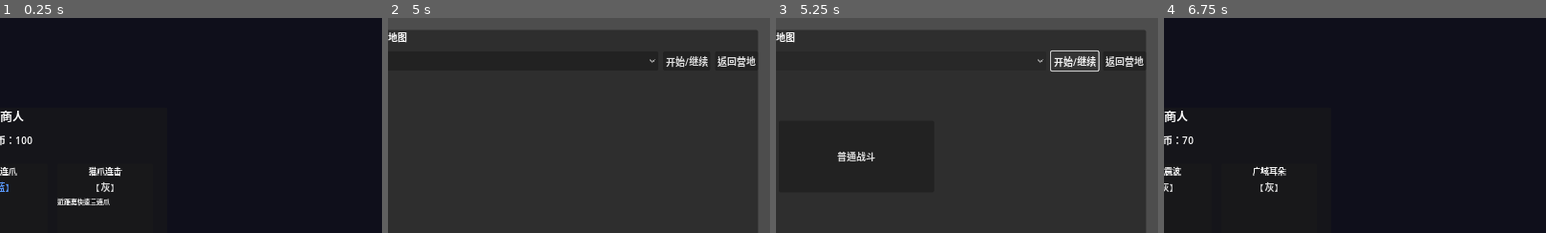
Above: before the commit, frames 1-4 (left to right).
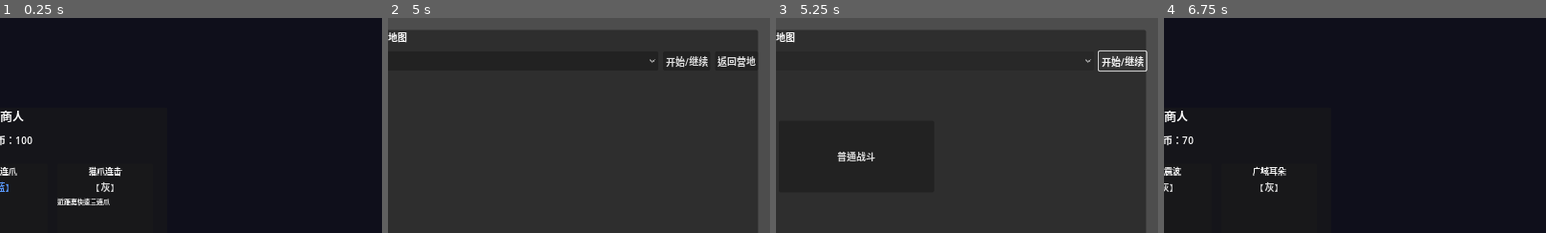
Above: after the commit, the same moments.

Repository: chriszcc1021/superMaomao
Game: Godot game, scene res://scenes/expedition/ShopScene.tscn
Same seed, same stepped clock (60 frames per second), same inputs: the game is played once before the commit and once after it. This scene is started directly instead of the project's main scene.
Inputs:
- Up to frame 1 (0.25 s): no input
- Up to frame 2 (5 s): click "购买" at 0.5 s; click "购买" at 1.25 s; click "跳过，继续前进" at 2 s; click "返回营地" at 2.75 s; click "选择此猫" at 3.5 s; click "杩滃緛" at 4.25 s
- Up to frame 3 (5.25 s): click "开始/继续" at 5 s
- Up to frame 4 (6.75 s): click "开始/继续" at 5.75 s; click "商店" at 6.5 s
The pictures show only the part of the screen within x 50-100%, y 0-50%; the shares and areas given below are measured in that part.

Frames 1-2 are identical in both runs. In frame 3, 1.1% of the frame differs, in the area x 68-98%, y 15-25%; in frame 4, nothing differs.

Commit message:
fix: 远征逻辑3项修复
1. 远征进行中禁止手动返回营地（返回按钮仅在出发前可用）
2. 基因满槽时已有手动替换UI（3槽选择+放弃），确认逻辑正确
3. ShopScene.gd 补 GameConstants preload，修复商店场景加载失败

Diff:
--- a/scenes/expedition/ExpeditionMapUI.gd
+++ b/scenes/expedition/ExpeditionMapUI.gd
@@ -89,7 +89,14 @@
 	_refresh_view()
 
 func _on_back_pressed() -> void:
-	_go_to_camp()
+	# 远征进行中不允许手动返回营地，只能战败或胜利才能回营
+	var game_state := _get_game_state()
+	if game_state != null and game_state.expedition_active:
+		_status_label.text = "远征进行中，无法撤退！"
+		return
+	var scene_manager := _get_scene_manager()
+	if scene_manager != null:
+		scene_manager.go_to_camp()
 
 func _process_returned_shop() -> void:
 	var scene_manager := _get_scene_manager()
@@ -121,6 +128,8 @@
 		_log_text.text = "缺少游戏状态。"
 		_clear_nodes()
 		return
+	# 远征中隐藏返回按钮，只有未出发时才能手动回营地
+	_back_button.visible = not game_state.expedition_active
 	if not game_state.expedition_active:
 		_layer_label.text = "层数: -"
 		if _eligible_cats.is_empty():
--- a/scenes/expedition/ShopScene.gd
+++ b/scenes/expedition/ShopScene.gd
@@ -1,8 +1,8 @@
 extends Control
 
+const WeaponCards   := preload("res://data/cards/weapon_cards.gd")
+const BuffCards     := preload("res://data/cards/buff_cards.gd")
 const GameConstants := preload("res://data/constants.gd")
-const WeaponCards := preload("res://data/cards/weapon_cards.gd")
-const BuffCards := preload("res://data/cards/buff_cards.gd")
 
 var _shop_cards: Array[Dictionary] = []
 var _purchased: bool = false
